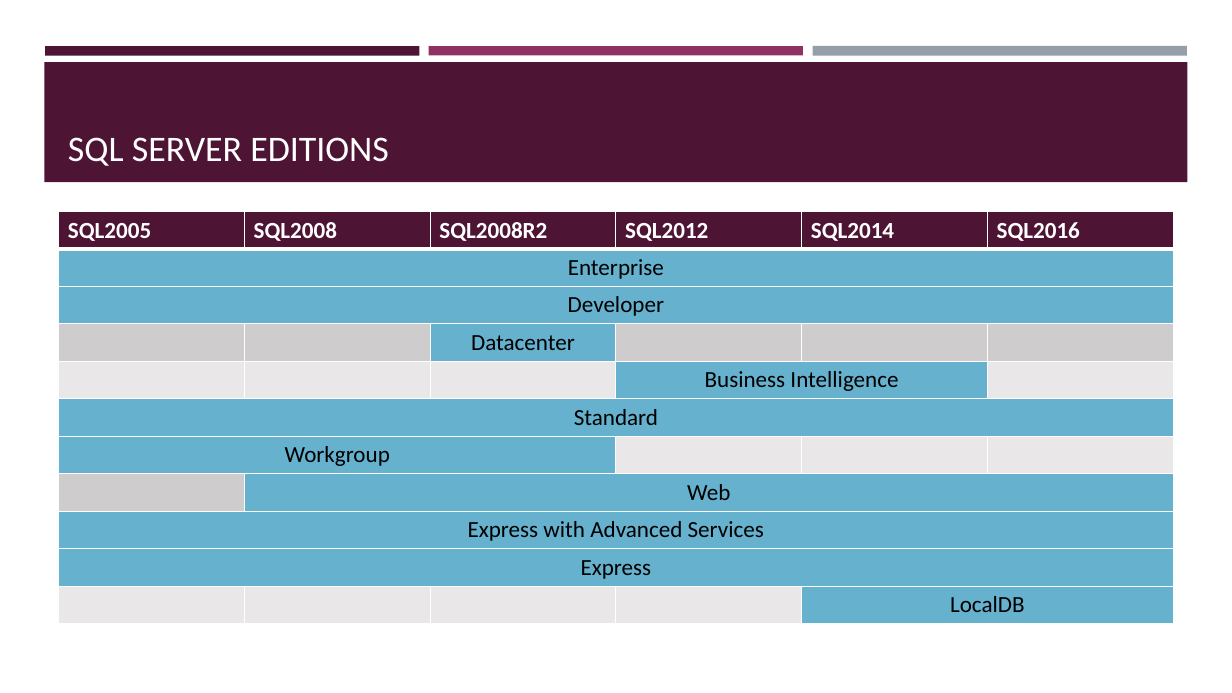
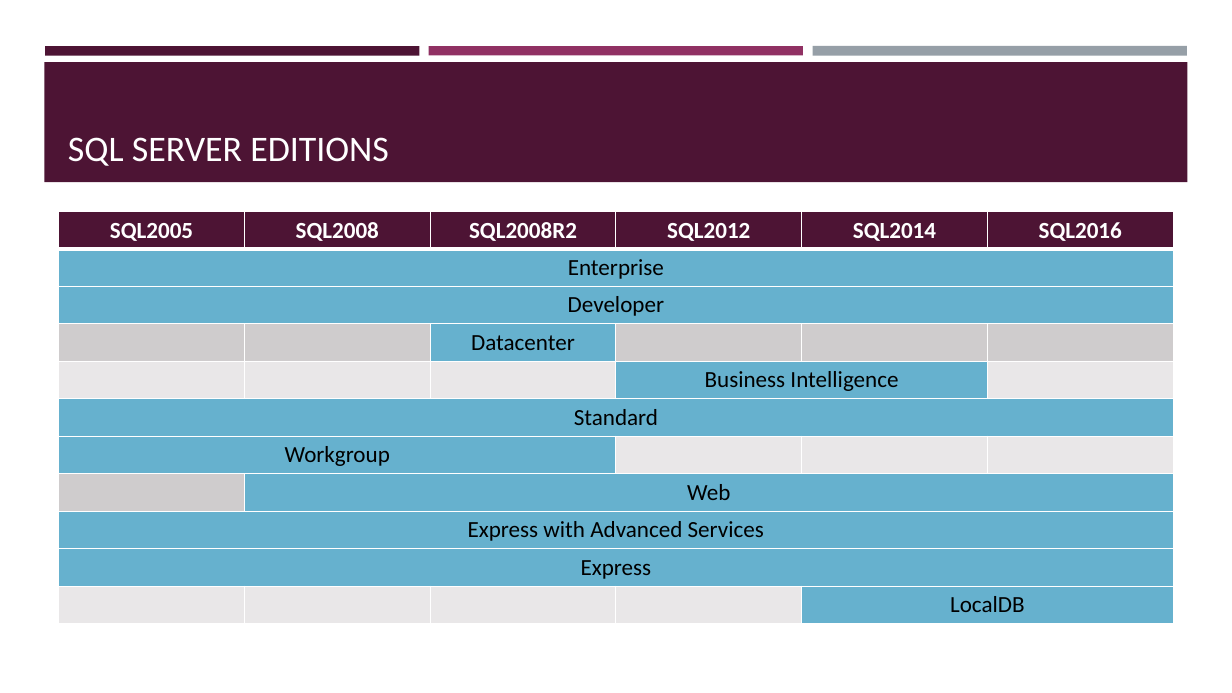
Before and after one commit to sqltran/SevenAwesomeSQLFeatures, a slide deck: slide 2 of AwesomeFreeSQLServerFeatures.pptx. Drawn at 1232x693 pixels with LibreOffice and Linux fonts; fonts in the diff are those of the drawing. Boxes give left, top, right and bottom in pixels: in the first picture for what was removed or moved away, otherwise in the second. Text is boxed around its words. In the diff, an @@ line names an element or a change of style, - is before the commit and + after.

```diff
--- a/AwesomeFreeSQLServerFeatures.pptx
+++ b/AwesomeFreeSQLServerFeatures.pptx
@@ table at (59, 212, 1174, 621) @@
@@ alignment left to centre @@
```
Also in this commit, not shown: 1 slide added.
